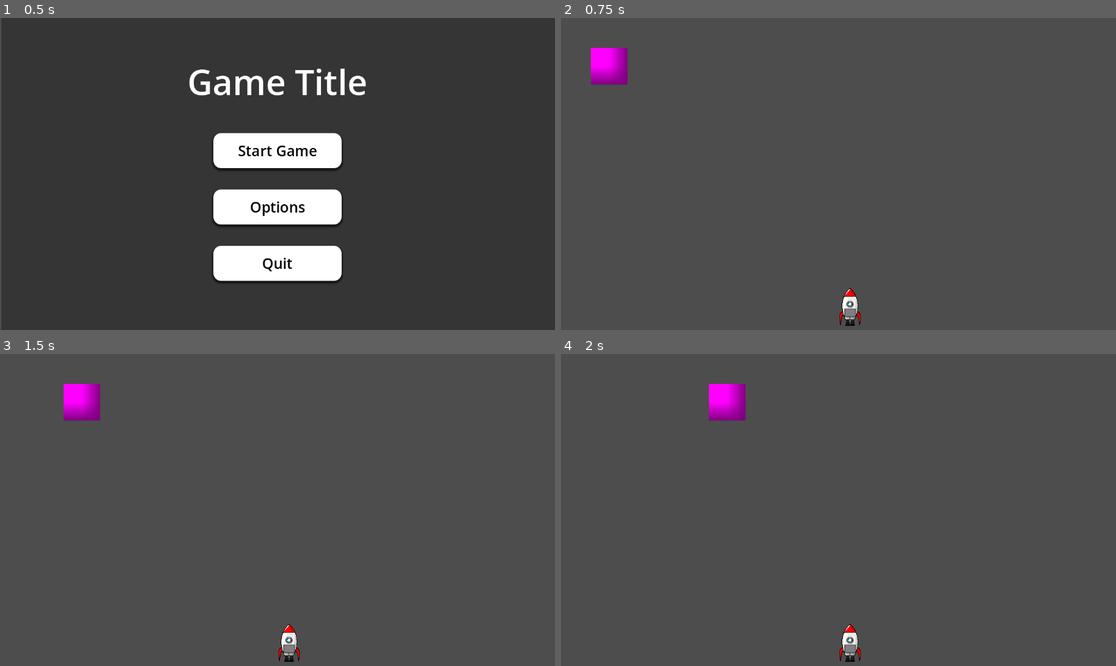
Above: before the commit, frames 1-4 (two rows, left to right).
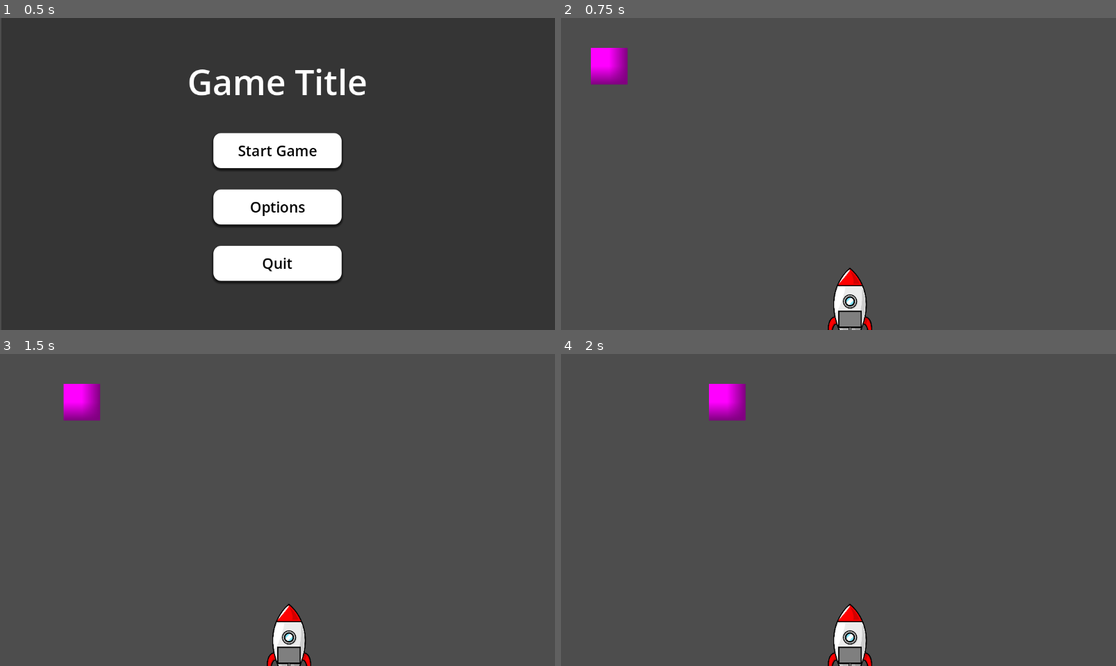
Above: after the commit, the same moments.

Repository: kylekolp/GMTKGameJam2026
Game: Godot game, scene res://src/core/MainGame.tscn
Same seed, same stepped clock (60 frames per second), same inputs: the game is played once before the commit and once after it.
Inputs (mouse positions are in pixels of both pictures, inside the frame that each line leads up to):
- Up to frame 1 (0.5 s): no input
- Up to frame 2 (0.75 s): click "Start Game" at 0.5 s
- Up to frame 3 (1.5 s): tap Enter at 1.25 s; move the mouse to (399, 494) at 1.27 s; hold D (Move_Right) from 1.28 s (still down)
- Up to frame 4 (2 s): keep holding D (Move_Right)

Frame 1 is identical in both runs. In frame 2, 1.0% of the frame differs, in the area x 48-57%, y 79-100%; in frame 3, 1.0%; in frame 4, 1.0%.

Commit message:
Created rope segment
Created a rope segment and a debug scene to test the rope physics

Diff:
--- /dev/null
+++ b/src/debug/TestRopeScene.tscn
@@ -0,0 +1,52 @@
+[gd_scene format=3 uid="uid://357xihy2vco4"]
+
+[ext_resource type="PackedScene" uid="uid://c86xeg2esb2uo" path="res://src/gameplay/entities/Rocket/Entity_Rocket.tscn" id="1_pm8fr"]
+[ext_resource type="PackedScene" uid="uid://cdi24ufha6obs" path="res://src/gameplay/entities/Entity_RopeSegment.tscn" id="2_kbp7u"]
+[ext_resource type="PackedScene" uid="uid://bw4t4ix88htau" path="res://src/gameplay/entities/player/Entity_Player.tscn" id="3_ft7x8"]
+[ext_resource type="Script" uid="uid://c2r60jvkr82w" path="res://src/gameplay/entities/Entity_RopeSegment.gd" id="3_m5bqw"]
+
+[sub_resource type="RectangleShape2D" id="RectangleShape2D_kbp7u"]
+
+[node name="TestRopeScene" type="Node2D" unique_id=1262716561]
+
+[node name="Rocket" parent="." unique_id=1733741076 instance=ExtResource("1_pm8fr")]
+position = Vector2(499, 168)
+
+[node name="RocketBody" type="StaticBody2D" parent="Rocket" unique_id=1844944640]
+collision_layer = 2
+collision_mask = 2
+
+[node name="CollisionShape2D" type="CollisionShape2D" parent="Rocket/RocketBody" unique_id=1202412432]
+position = Vector2(0, 28)
+shape = SubResource("RectangleShape2D_kbp7u")
+
+[node name="PinJoint2D" type="PinJoint2D" parent="." unique_id=547409942]
+position = Vector2(499, 198)
+node_a = NodePath("../Rocket/RocketBody")
+node_b = NodePath("../RopeSegment")
+
+[node name="RopeSegment" parent="." unique_id=1538065058 instance=ExtResource("2_kbp7u")]
+position = Vector2(504, 264)
+rotation = 1.5707964
+
+[node name="PinJoint2D2" type="PinJoint2D" parent="." unique_id=1636406783]
+position = Vector2(503, 331)
+node_a = NodePath("../RopeSegment")
+node_b = NodePath("../RopeSegment2")
+
+[node name="RopeSegment2" parent="." unique_id=422358488 instance=ExtResource("2_kbp7u")]
+position = Vector2(504, 396)
+rotation = 1.5707964
+
+[node name="PinJoint2D3" type="PinJoint2D" parent="." unique_id=2075099816]
+position = Vector2(503, 463)
+node_a = NodePath("../RopeSegment2")
+node_b = NodePath("../RopeSegment3")
+
+[node name="RopeSegment3" parent="." unique_id=1607864135 instance=ExtResource("2_kbp7u")]
+position = Vector2(504, 529)
+rotation = 1.5707964
+script = ExtResource("3_m5bqw")
+
+[node name="Player" parent="." unique_id=526542025 instance=ExtResource("3_ft7x8")]
+position = Vector2(215, 284)
--- /dev/null
+++ b/src/gameplay/entities/Entity_RopeSegment.gd
@@ -0,0 +1,8 @@
+class_name Entity_RopeSegment
+extends RigidBody2D
+
+@export var player : Player
+
+func _physics_process(delta: float) -> void:
+	return
+	#var playerPosition =
--- /dev/null
+++ b/src/gameplay/entities/Entity_RopeSegment.tscn
@@ -0,0 +1,19 @@
+[gd_scene format=3 uid="uid://cdi24ufha6obs"]
+
+[ext_resource type="Texture2D" uid="uid://culgsb1lbrrqh" path="res://Assets/characters/RopeSegment.png" id="1_ejaof"]
+
+[sub_resource type="RectangleShape2D" id="RectangleShape2D_bai2n"]
+size = Vector2(132, 52)
+
+[node name="RopeSegment" type="RigidBody2D" unique_id=1538065058]
+collision_layer = 2
+collision_mask = 2
+gravity_scale = 0.0
+
+[node name="Sprite2D" type="Sprite2D" parent="." unique_id=2146331024]
+position = Vector2(0, -0.99999994)
+scale = Vector2(0.20625001, 0.20625004)
+texture = ExtResource("1_ejaof")
+
+[node name="CollisionShape2D" type="CollisionShape2D" parent="." unique_id=1589707294]
+shape = SubResource("RectangleShape2D_bai2n")
--- a/src/gameplay/entities/Rocket/Entity_Rocket.tscn
+++ b/src/gameplay/entities/Rocket/Entity_Rocket.tscn
@@ -1,16 +1,16 @@
 [gd_scene format=3 uid="uid://c86xeg2esb2uo"]
 
 [ext_resource type="Script" uid="uid://davrbmi2pn8l8" path="res://src/gameplay/entities/Rocket/Entity_Rocket.gd" id="1_o8uc8"]
-[ext_resource type="Texture2D" uid="uid://kd3toeif43gk" path="res://Assets/Rocket.png" id="2_mln42"]
+[ext_resource type="Texture2D" uid="uid://kd3toeif43gk" path="res://Assets/Debug/Rocket.png" id="2_mln42"]
 
 [sub_resource type="RectangleShape2D" id="RectangleShape2D_bai2n"]
-size = Vector2(36, 76)
+size = Vector2(90, 170)
 
 [node name="Rocket" type="Node2D" unique_id=1733741076]
 script = ExtResource("1_o8uc8")
 
 [node name="Sprite2D" type="Sprite2D" parent="." unique_id=1540493977]
-scale = Vector2(0.13333333, 0.13333334)
+scale = Vector2(0.27666667, 0.27666667)
 texture = ExtResource("2_mln42")
 
 [node name="Area2D" type="Area2D" parent="." unique_id=1027875018 groups=["Rocket"]]
Renamed: Assets/Rocket.png -> Assets/Debug/Rocket.png
Not shown, added: Assets/Debug/Rocket.png.import
Binary file added: Assets/characters/RopeSegment.png
Not shown, changed: Assets/characters/RopeSegment.png.import
Not shown, added: src/gameplay/entities/Entity_RopeSegment.gd.uid
